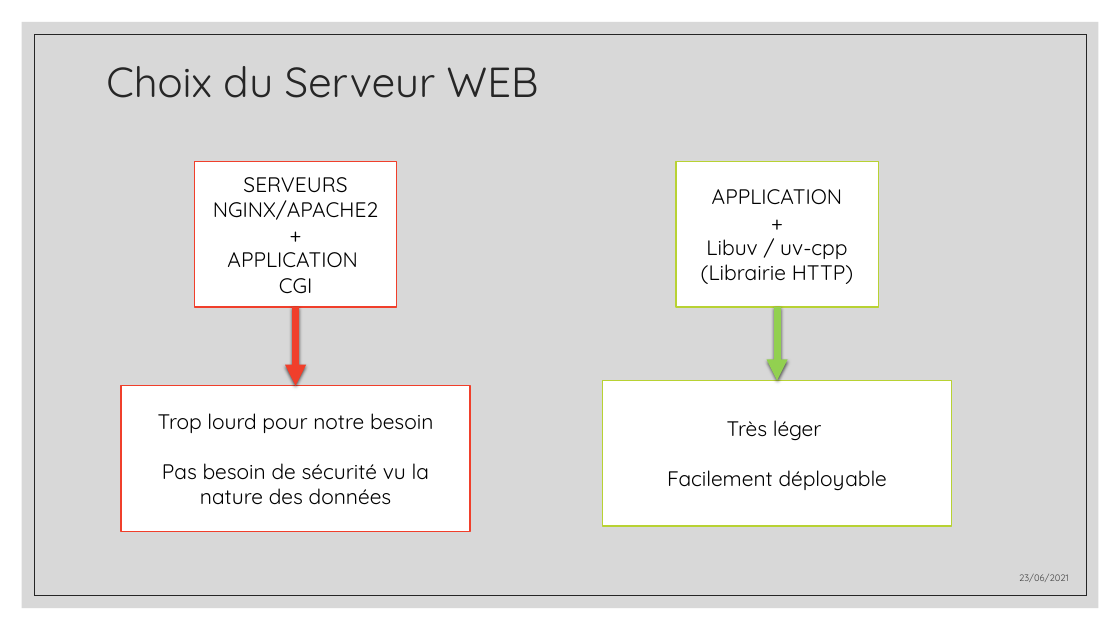
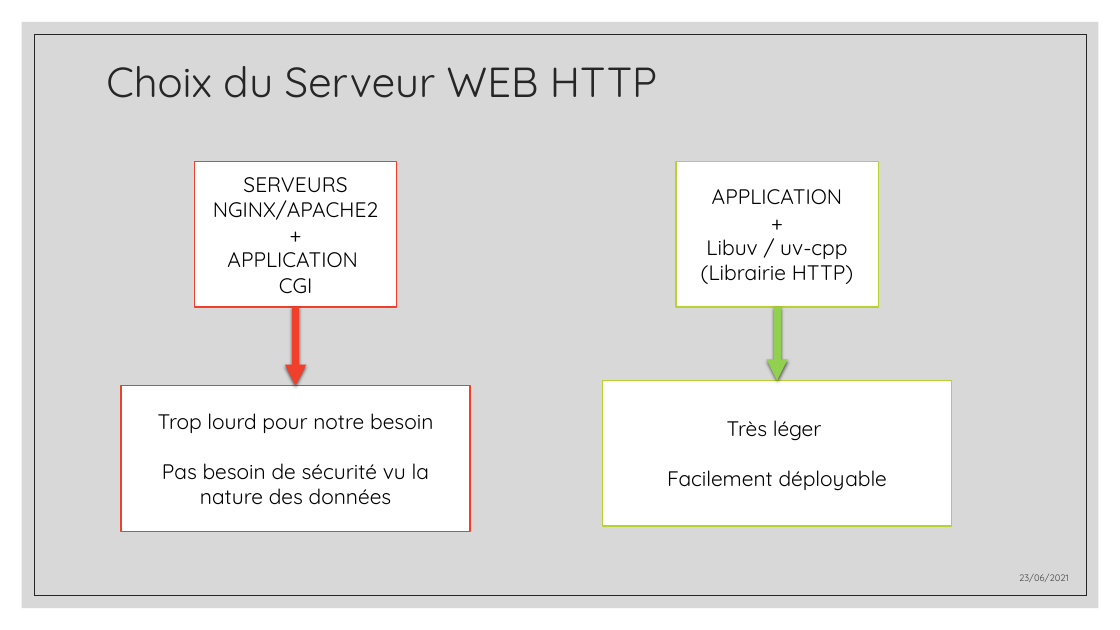
Before and after one commit to aiekick/ProjectStationMeteo, a slide deck: slide 21 of doc/StationMeteo_Soutenance_Stephane.pptx (slide 20 before the commit). Drawn at 1120x630 pixels with LibreOffice and Linux fonts; fonts in the diff are those of the drawing. Boxes give left, top, right and bottom in pixels: in the first picture for what was removed or moved away, otherwise in the second. Text is boxed around its words. In the diff, an @@ line names an element or a change of style, - is before the commit and + after.

```diff
--- a/doc/StationMeteo_Soutenance_Stephane.pptx
+++ b/doc/StationMeteo_Soutenance_Stephane.pptx
@@ title at [106, 66, 657, 98]: text changed @@
-Choix du Serveur WEB
+Choix du Serveur WEB HTTP
```
Also in this commit, not shown: 1 other slide changed, 9 slides added, 12 slides removed, 1 other file.
